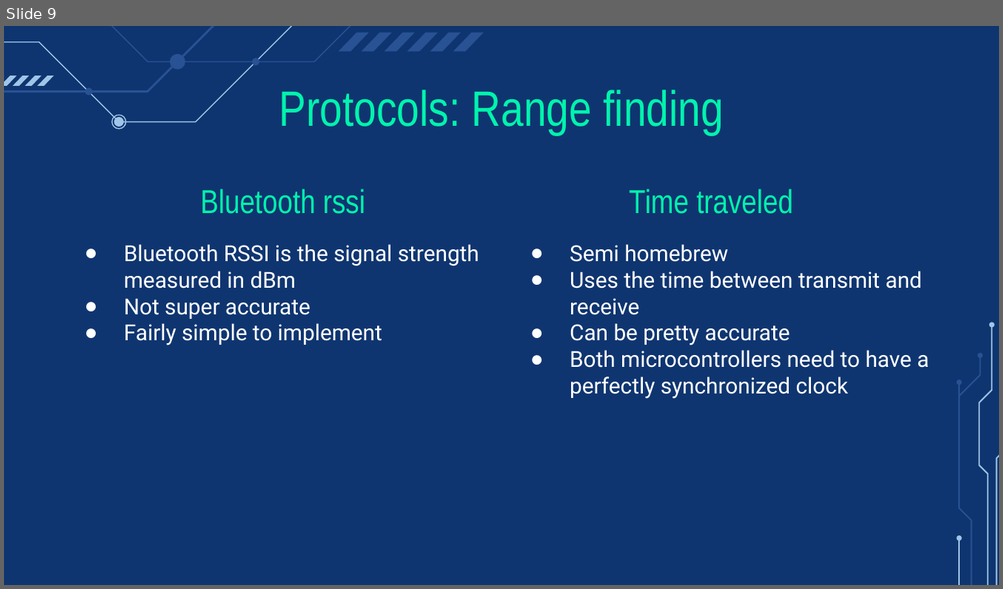
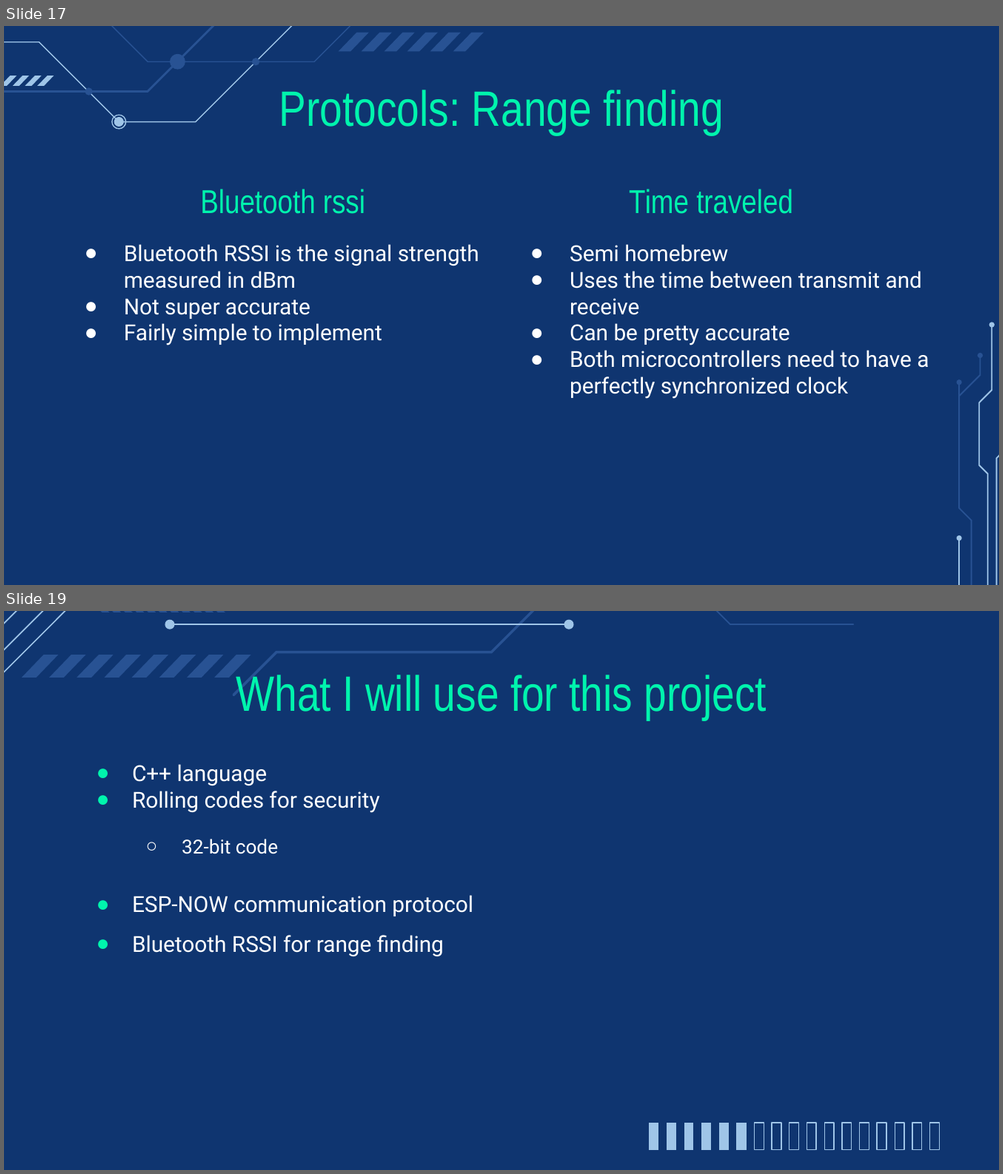
Before and after one commit to Hanover-CS/HC23-Isaac-Bevis-Senior-Project, a slide deck: Presentation/CS461 Proposal.pptx. Shown one above the other, each under a label of ours: slide 9 before the commit, slides 17 and 19 after it; the slides between them are not shown. The pictures are 1003x589 and 1003x1174 pixels, drawn with LibreOffice and Linux fonts; fonts in the diff are those of the drawing. Boxes give left, top, right and bottom in pixels: in the first picture for what was removed or moved away, otherwise in the second. Text is boxed around its words. In the diff, an @@ line names an element or a change of style, - is before the commit and + after.

```diff
--- a/Presentation/CS461 Proposal.pptx
+++ b/Presentation/CS461 Proposal.pptx
@@ slide 19 added at (4,611,999,1170), background #0F3570 @@
@@ group added at (4,611,854,697): 27 freeform shapes @@
@@ title added at (236,675,766,720), 36 pt, text #00F4AD @@
+What I will use for this project
@@ text added at (132,764,473,957), 16 pt, text #FFFFFF @@
+● C++ language
+● Rolling codes for security
+  ○ 32-bit code
+● ESP-NOW communication protocol
+● Bluetooth RSSI for range finding
@@ group added at (649,1123,939,1150): 17 freeform shapes @@
@@ what was slide 9 is now slide 17 @@
```
Also in this commit, not shown: 3 slides changed, 7 other slides added, 2 slides removed, 1 other file.
